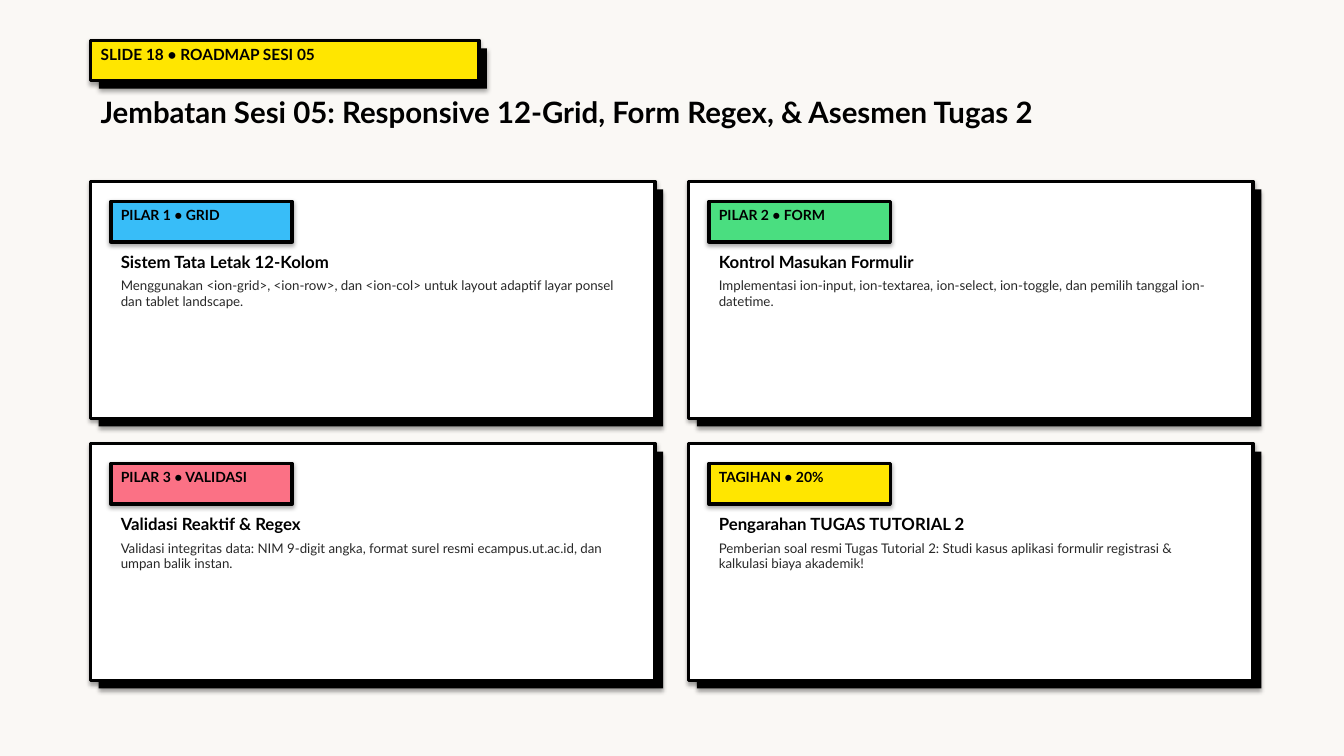
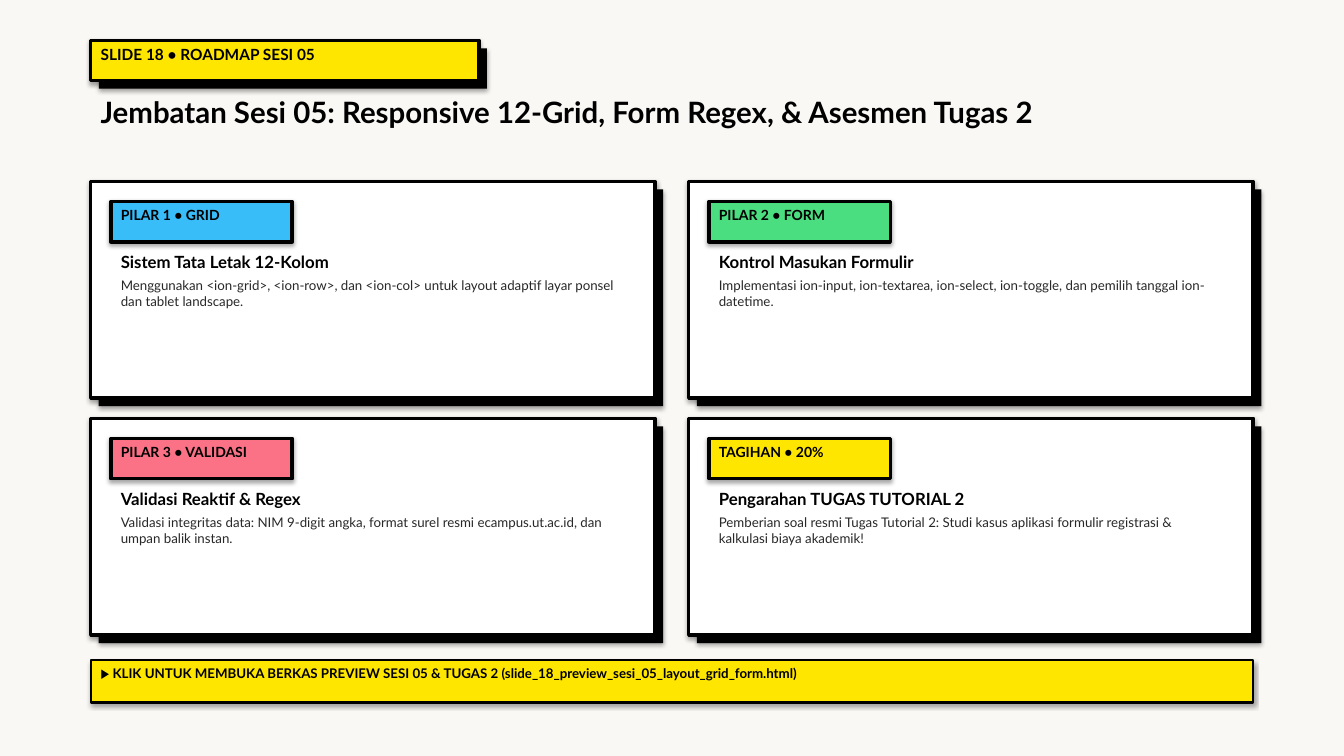
Before and after one commit to antonprafanto/tuweb_mobile2025, a slide deck: slide 18 of slide_presentasi/SESI_04_Dasar_Ionic_dan_Navigasi.pptx. Drawn at 1344x756 pixels with LibreOffice and Linux fonts; fonts in the diff are those of the drawing. Boxes give left, top, right and bottom in pixels: in the first picture for what was removed or moved away, otherwise in the second. Text is boxed around its words. In the diff, an @@ line names an element or a change of style, - is before the commit and + after.

```diff
--- a/slide_presentasi/SESI_04_Dasar_Ionic_dan_Navigasi.pptx
+++ b/slide_presentasi/SESI_04_Dasar_Ionic_dan_Navigasi.pptx
@@ rectangle: place and size @@
-rectangle at (91, 181, 655, 418)
+rectangle at (91, 181, 655, 398)
@@ rectangle: place and size @@
-rectangle at (99, 190, 663, 426)
+rectangle at (99, 190, 663, 406)
@@ rectangle: place and size @@
-rectangle at (689, 181, 1253, 418)
+rectangle at (689, 181, 1253, 398)
@@ rectangle: place and size @@
-rectangle at (697, 190, 1261, 426)
+rectangle at (697, 190, 1261, 406)
@@ rectangle: place and size @@
-rectangle at (91, 444, 655, 681)
+rectangle at (91, 418, 655, 635)
@@ rectangle: place and size @@
-rectangle at (689, 444, 1253, 681)
+rectangle at (689, 418, 1253, 635)
@@ rectangle: place and size @@
-rectangle at (99, 452, 663, 689)
+rectangle at (99, 426, 663, 643)
@@ rectangle: place and size @@
-rectangle at (697, 452, 1261, 689)
+rectangle at (697, 426, 1261, 643)
@@ 2 texts, 2 rectangles: place and size @@
-2 texts, 2 rectangles at (111, 464, 890, 504)
+2 texts, 2 rectangles at (111, 439, 890, 479)
@@ text "Validasi Reaktif & Regex": place and size @@
-text "Validasi Reaktif & Regex" at (121, 517, 601, 571)
+text "Validasi Reaktif & Regex" at (121, 492, 601, 546)
@@ text "Pengarahan TUGAS TUTORIAL 2": place and size @@
-text "Pengarahan TUGAS TUTORIAL 2" at (719, 517, 1159, 571)
+text "Pengarahan TUGAS TUTORIAL 2" at (719, 492, 1159, 546)
@@ rectangle added at (91, 660, 1253, 703), fill #FFE600, outline #000000 1.5 pt @@
@@ text added at (113, 667, 797, 681), 9.5 pt, text #000000, bold @@
+▶ KLIK UNTUK MEMBUKA BERKAS PREVIEW SESI 05 & TUGAS 2 (slide_18_preview_sesi_05_layout_grid_form.html)
```
Also in this commit, not shown: 4 other slides changed, 22 other files.
